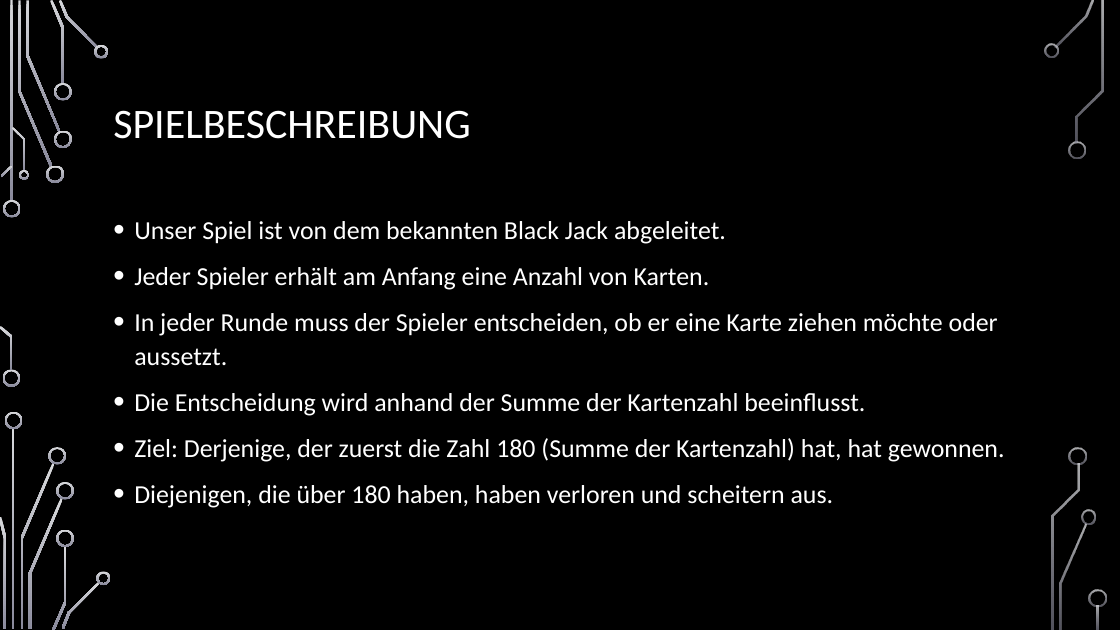
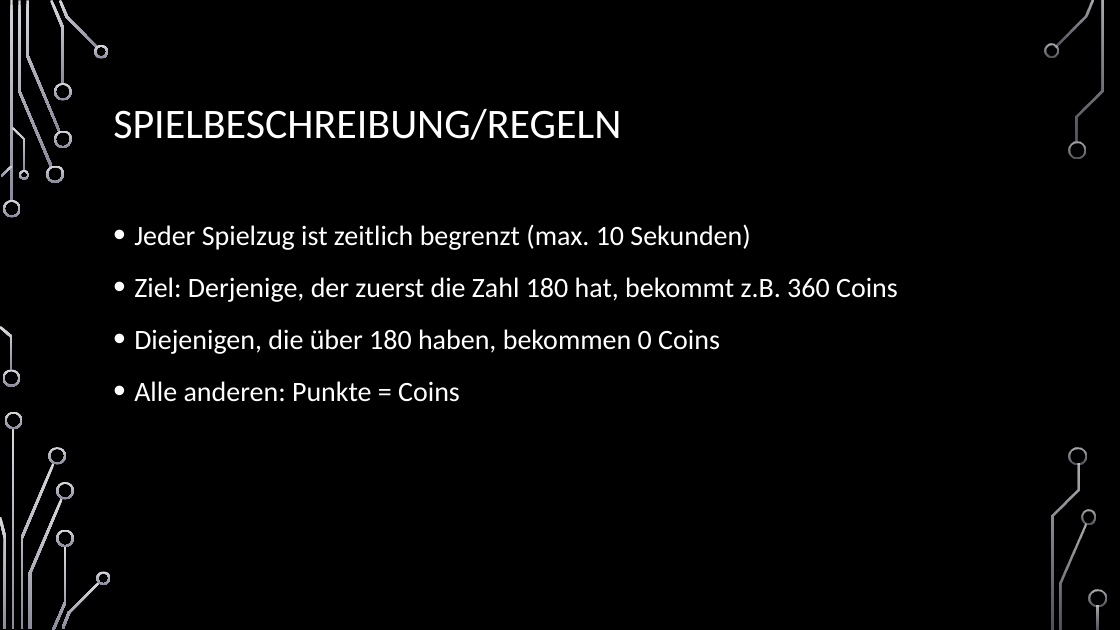
Before and after one commit to jnussbaum/TheBachelorsChaseGame, a slide deck: slide 6 of documents/Meilensteine/Meilenstein I/Meilenstein_1_Präsentation.pptx (slide 5 before the commit). Drawn at 1120x630 pixels with LibreOffice and Linux fonts; fonts in the diff are those of the drawing; background and template pictures are left out. Boxes give left, top, right and bottom in pixels: in the first picture for what was removed or moved away, otherwise in the second. Text is boxed around its words. In the diff, an @@ line names an element or a change of style, - is before the commit and + after.

```diff
--- a/documents/Meilensteine/Meilenstein I/Meilenstein_1_Präsentation.pptx
+++ b/documents/Meilensteine/Meilenstein I/Meilenstein_1_Präsentation.pptx
@@ title at <box>113,109,621,140</box>: text changed @@
-SPIELBESCHREIBUNG
+SPIELBESCHREIBUNG/REGELN
@@ text at <box>134,224,898,402</box>: text changed; size 22.2 to 24 pt @@
-• Unser Spiel ist von dem bekannten Black Jack abgeleitet.
-• Jeder Spieler erhält am Anfang eine Anzahl von Karten.
-• In jeder Runde muss der Spieler entscheiden, ob er eine Karte ziehen möchte oder aussetzt.
-• Die Entscheidung wird anhand der Summe der Kartenzahl beeinflusst.
-• Ziel: Derjenige, der zuerst die Zahl 180 (Summe der Kartenzahl) hat, hat gewonnen.
-• Diejenigen, die über 180 haben, haben verloren und scheitern aus.
+• Jeder Spielzug ist zeitlich begrenzt (max. 10 Sekunden)
+• Ziel: Derjenige, der zuerst die Zahl 180 hat, bekommt z.B. 360 Coins
+• Diejenigen, die über 180 haben, bekommen 0 Coins
+• Alle anderen: Punkte = Coins
```
Also in this commit, not shown: 3 other slides changed, 6 slides added, 12 slides removed.
